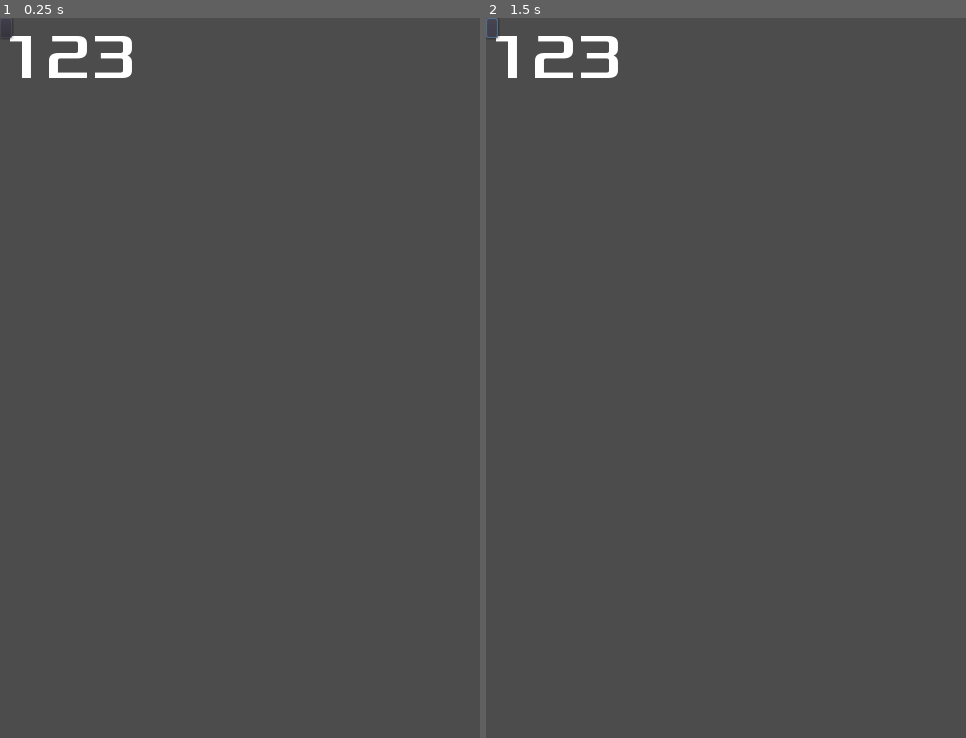
Above: before the commit, frames 1-2 (left to right).
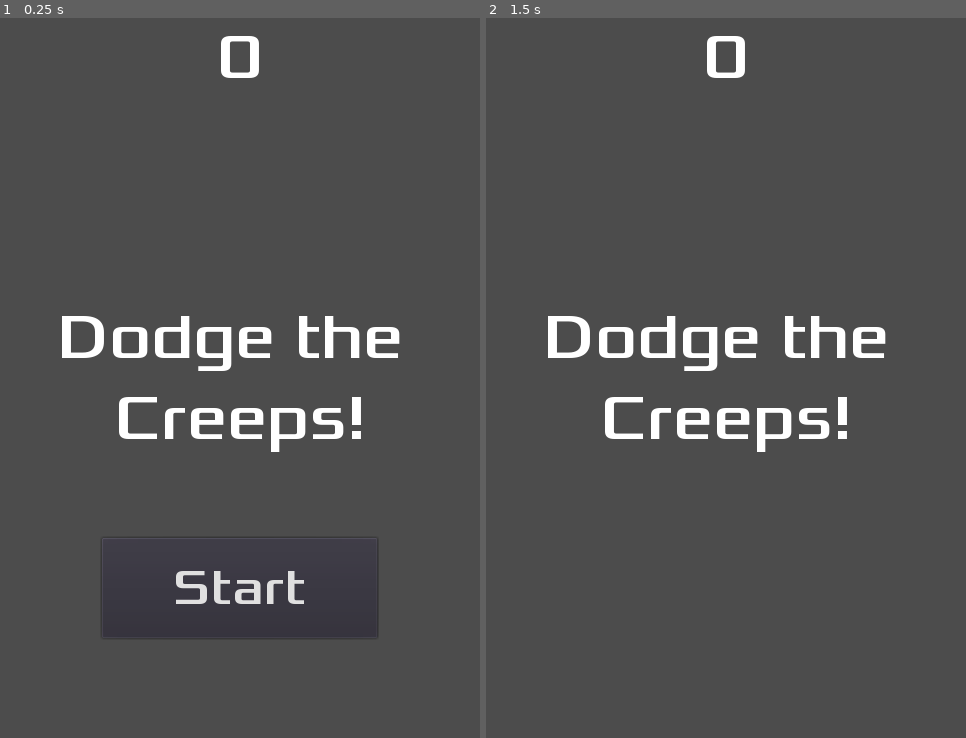
Above: after the commit, the same moments.

Repository: antonkanin/dodge_creeps
Game: Godot game, scene res://HUD.tscn
Two runs of this game, one before a commit and one after it. Both use one fixed random seed, a clock stepped at 60 frames per second and the inputs below. This scene is started directly instead of the project's main scene.
Inputs (mouse positions are in pixels of both pictures, inside the frame that each line leads up to; where the layout moved, square brackets give the same spot in the first picture):
- Up to frame 1 (0.25 s): no input
- Up to frame 2 (1.5 s): click (726, 586) [490, 25] at 0.5 s; click (490, 25) at 1.27 s

The runs differ from the first frame. In frame 1, 4.4% of the frame differs, in the area x 0-84%, y 2-86%; in frame 2, 3.8%.

Commit message:
adding HUD scene

Diff:
--- /dev/null
+++ b/HUD.gd
@@ -0,0 +1,35 @@
+extends CanvasLayer
+
+signal start_game
+
+# Called when the node enters the scene tree for the first time.
+func _ready():
+	pass # Replace with function body.
+
+# Called every frame. 'delta' is the elapsed time since the previous frame.
+#func _process(delta):
+#	pass
+
+func show_message(text):
+	$MessageLabel.text = text
+	$MessageLabel.show()
+	$MessageTimer.start()
+
+func show_game_over():
+	show_message("Game Over")
+	yield($MessageTimer, "timeout")
+	$MessageLabel.text = "Dodge the\nCreeps!"
+	$MessageLabel.show()
+	yield(get_tree().create_timer(1), 'timeout')
+	$StartButton.show()
+
+func update_score(score):
+	$ScoreLabel.text = str(score)
+
+
+func _on_MessageTimer_timeout():
+	$MessageLabel.hide()
+
+func _on_StartButton_pressed():
+	$StartButton.hide()
+	emit_signal("start_game")
--- a/HUD.tscn
+++ b/HUD.tscn
@@ -1,25 +1,55 @@
-[gd_scene load_steps=3 format=2]
+[gd_scene load_steps=6 format=2]
 
-[ext_resource path="res://fonts/Xolonium-Regular.ttf" type="DynamicFontData" id=1]
+[ext_resource path="res://HUD.gd" type="Script" id=1]
+[ext_resource path="res://fonts/Xolonium-Regular.ttf" type="DynamicFontData" id=2]
 
 [sub_resource type="DynamicFont" id=1]
 size = 64
-font_data = ExtResource( 1 )
+font_data = ExtResource( 2 )
+
+[sub_resource type="DynamicFont" id=2]
+size = 64
+font_data = ExtResource( 2 )
+
+[sub_resource type="DynamicFont" id=3]
+size = 50
+font_data = ExtResource( 2 )
 
 [node name="HUD" type="CanvasLayer"]
+script = ExtResource( 1 )
 
 [node name="ScoreLabel" type="Label" parent="."]
-margin_right = 40.0
-margin_bottom = 14.0
+anchor_right = 1.0
+margin_bottom = 78.0
 custom_fonts/font = SubResource( 1 )
-text = "123"
+text = "0"
+align = 1
 
 [node name="MessageLabel" type="Label" parent="."]
-margin_right = 40.0
-margin_bottom = 14.0
+anchor_top = 0.5
+anchor_right = 1.0
+anchor_bottom = 0.5
+margin_top = -80.5
+margin_bottom = 78.5
+custom_fonts/font = SubResource( 2 )
+text = "Dodge the
+Creeps!"
+align = 1
 
 [node name="StartButton" type="Button" parent="."]
-margin_right = 12.0
-margin_bottom = 20.0
+anchor_left = 0.5
+anchor_top = 1.0
+anchor_right = 0.5
+anchor_bottom = 1.0
+margin_left = -137.75
+margin_top = -200.0
+margin_right = 137.75
+margin_bottom = -100.0
+custom_fonts/font = SubResource( 3 )
+text = "Start"
 
 [node name="MessageTimer" type="Timer" parent="."]
+wait_time = 2.0
+one_shot = true
+[connection signal="pressed" from="StartButton" to="." method="_on_StartButton_pressed"]
+[connection signal="timeout" from="MessageTimer" to="." method="_on_MessageTimer_timeout"]
